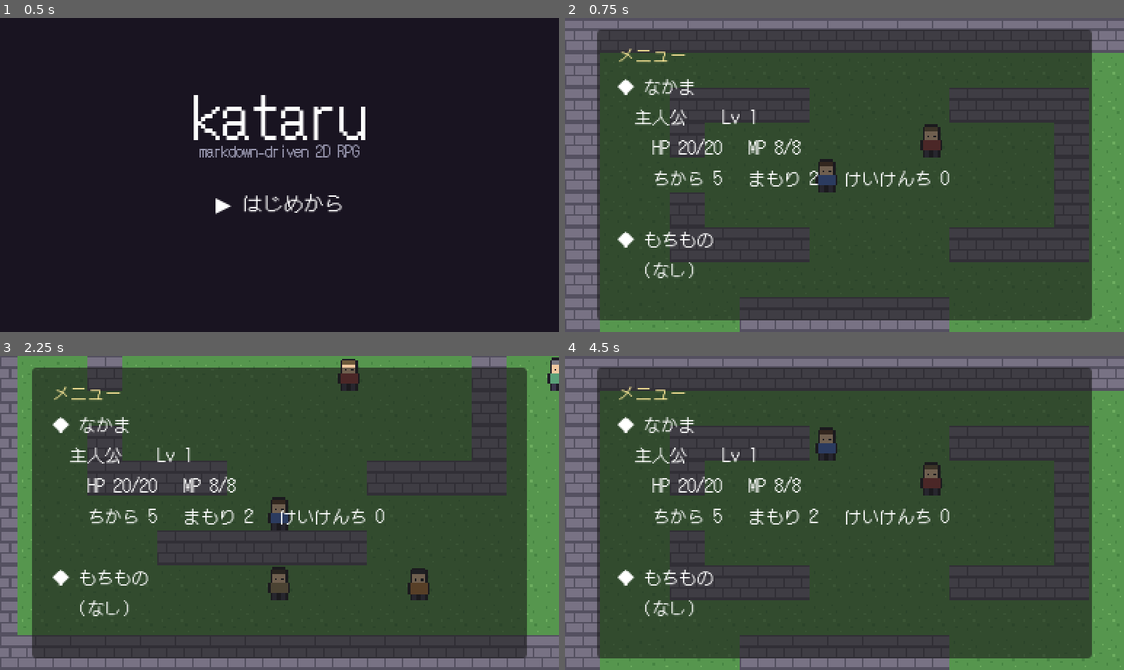
Above: before the commit, frames 1-4 (two rows, left to right).
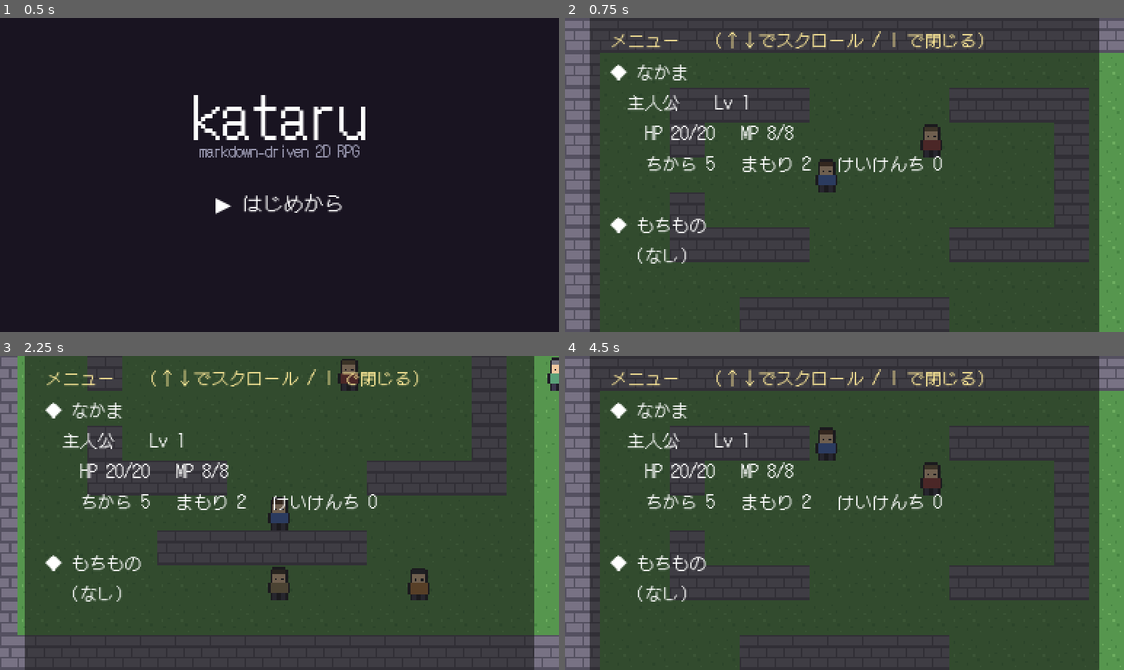
Above: after the commit, the same moments.

Repository: dobachi/kataru
Game: Godot game, scene res://src/game/Title.tscn
Two runs of this game, one before a commit and one after it. Both use one fixed random seed, a clock stepped at 60 frames per second and the inputs below.
Inputs:
- Up to frame 1 (0.5 s): no input
- Up to frame 2 (0.75 s): tap Enter (ui_accept) at 0.5 s; hold Right (ui_right) from 0.53 s (still down); hold Enter (ui_accept) from 0.53 s (still down); tap I at 0.6 s
- Up to frame 3 (2.25 s): release Right (ui_right) at 1.28 s; release Enter (ui_accept) at 1.28 s; hold Down (ui_down) 1.28-2.03 s; tap Enter (ui_accept) at 1.35, 1.52, 1.82 s; tap I at 1.55, 2.1 s; hold Right (ui_right) from 2.03 s (still down); hold Enter (ui_accept) from 2.03 s (still down)
- Up to frame 4 (4.5 s): release Right (ui_right) at 2.78 s; release Enter (ui_accept) at 2.78 s; hold Up (ui_up) 2.78-3.53 s; tap I at 2.85, 4.35 s; tap Enter (ui_accept) at 3.02, 3.32 s; hold Enter (ui_accept) 3.53-4.28 s; hold Left (ui_left) from 3.53 s (still down)

Frame 1 is identical in both runs. In frame 2, 15% of the frame differs, in the area x 4-96%, y 0-100%; in frame 3, 15%; in frame 4, 15%.

Commit message:
fix: メニューがスクロールせず文字があふれるバグを修正
- InventoryBox を ScrollContainer 化（縦スクロール）
- メニュー表示中は ↑↓ でスクロール、I で閉じる
- タイトルに操作ヒントを表示
- スクロール動作をヘッドレスで検証(PASS)

Diff:
--- a/src/core/inventory_box.gd
+++ b/src/core/inventory_box.gd
@@ -1,35 +1,41 @@
 class_name InventoryBox
 extends CanvasLayer
-## メニュー（なかま＝ステータス／もちもの）を見やすく表示するウィンドウ。I キーで開閉。
+## メニュー（なかま／もちもの）。内容が多いときは ↑↓ でスクロールできる。I で開閉。
 
 var active := false
 var _title: Label
 var _body: Label
+var _scroll: ScrollContainer
 
 func _ready() -> void:
 	layer = 15
 	var panel := Panel.new()
 	panel.set_anchors_preset(Control.PRESET_CENTER)
-	panel.offset_left = -170
-	panel.offset_right = 170
-	panel.offset_top = -100
-	panel.offset_bottom = 100
+	panel.offset_left = -175
+	panel.offset_right = 175
+	panel.offset_top = -110
+	panel.offset_bottom = 110
 	add_child(panel)
 
 	_title = Label.new()
-	_title.text = "メニュー"
+	_title.text = "メニュー   （↑↓でスクロール / I で閉じる）"
 	_title.modulate = Color(1.0, 0.92, 0.6)
 	_title.position = Vector2(14, 8)
 	panel.add_child(_title)
 
+	_scroll = ScrollContainer.new()
+	_scroll.set_anchors_preset(Control.PRESET_FULL_RECT)
+	_scroll.offset_left = 14
+	_scroll.offset_top = 30
+	_scroll.offset_right = -14
+	_scroll.offset_bottom = -12
+	_scroll.horizontal_scroll_mode = ScrollContainer.SCROLL_MODE_DISABLED
+	panel.add_child(_scroll)
+
 	_body = Label.new()
-	_body.set_anchors_preset(Control.PRESET_FULL_RECT)
-	_body.offset_left = 14
-	_body.offset_top = 30
-	_body.offset_right = -14
-	_body.offset_bottom = -10
 	_body.autowrap_mode = TextServer.AUTOWRAP_WORD_SMART
-	panel.add_child(_body)
+	_body.custom_minimum_size = Vector2(322, 0)   # 折り返し幅（縦はコンテンツに追従）
+	_scroll.add_child(_body)
 
 	visible = false
 
@@ -51,8 +57,12 @@
 			var desc := str(it.get("desc", ""))
 			lines.append(("  ・%s … %s" % [str(it.get("name", "")), desc]) if desc != "" else ("  ・%s" % str(it.get("name", ""))))
 	_body.text = "\n".join(PackedStringArray(lines))
+	_scroll.scroll_vertical = 0
 	active = true
 	visible = true
+
+func scroll(dir: int) -> void:
+	_scroll.scroll_vertical += dir * 16
 
 func close() -> void:
 	active = false
--- a/src/game/Main.gd
+++ b/src/game/Main.gd
@@ -145,7 +145,11 @@
 			_dialogue.advance()
 		return
 	if _inv_box.active:
-		if event is InputEventKey and event.pressed and not event.echo and event.keycode == KEY_I:
+		if event.is_action_pressed("ui_up"):
+			_inv_box.scroll(-1)
+		elif event.is_action_pressed("ui_down"):
+			_inv_box.scroll(1)
+		elif event is InputEventKey and event.pressed and not event.echo and event.keycode == KEY_I:
 			_inv_box.close()
 			_player.input_locked = false
 		return
